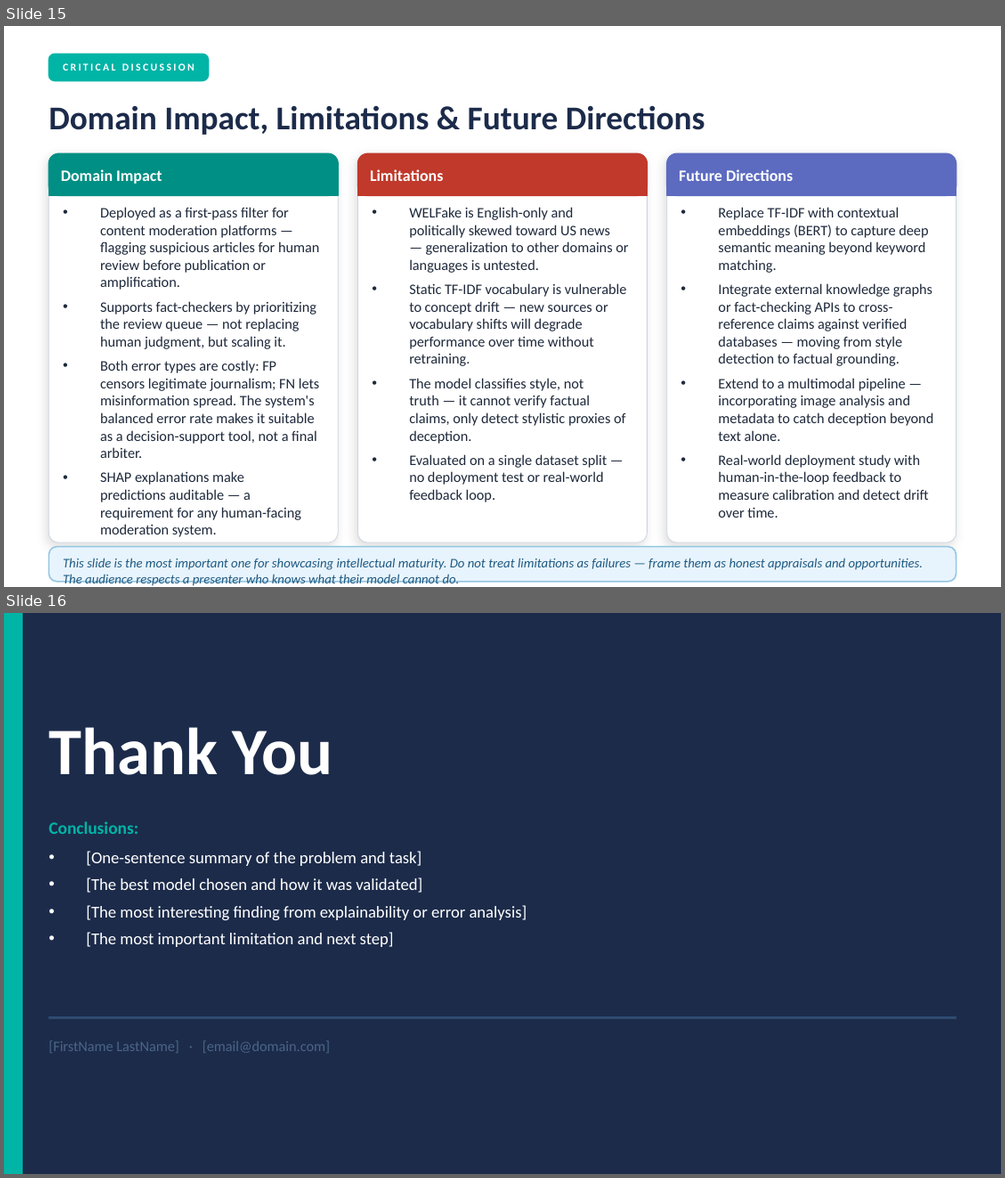
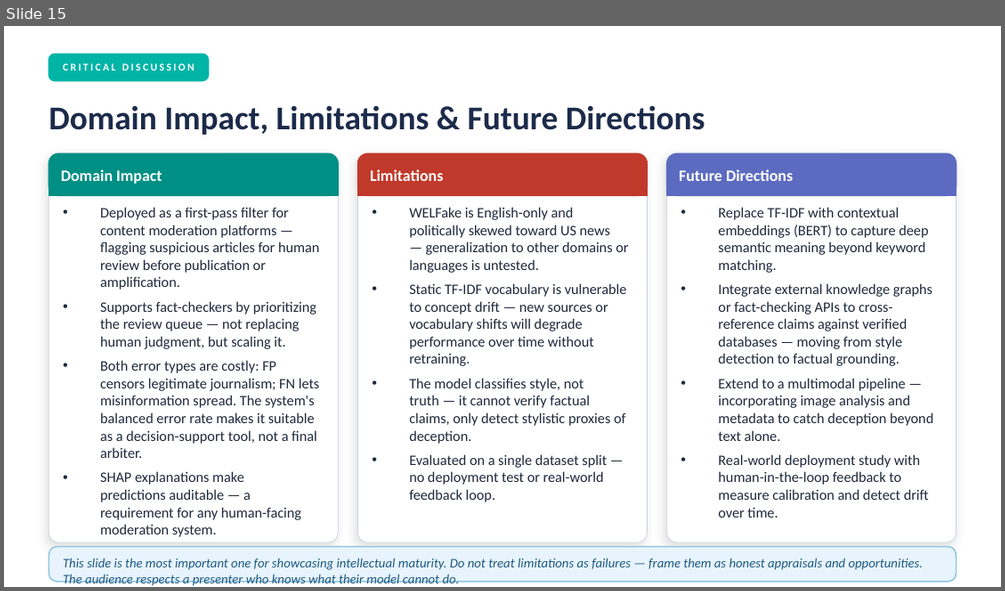
Before and after one commit to jackomazi/data-mining-and-machine-learning-project, a slide deck: project_presentation_template.pptx. Shown one above the other, each under a label of ours: slides 15 and 16 before the commit, slide 15 after it. The pictures are 1005x1178 and 1005x591 pixels, drawn with LibreOffice and Linux fonts; fonts in the diff are those of the drawing. Boxes give left, top, right and bottom in pixels: in the first picture for what was removed or moved away, otherwise in the second. Text is boxed around its words. In the diff, an @@ line names an element or a change of style, - is before the commit and + after.

```diff
--- a/project_presentation_template.pptx
+++ b/project_presentation_template.pptx
@@ slide 16 removed at [4,613,1001,1174], background #1C2B4A @@
@@ rectangle removed at [4,613,22,1173] @@
@@ text removed at [48,727,333,775] @@
-Thank You
@@ text removed at [48,821,138,834] @@
-Conclusions:
@@ text removed at [86,851,527,947] @@
-• [One-sentence summary of the problem and task]
-• [The best model chosen and how it was validated]
-• [The most interesting finding from explainability or error analysis]
-• [The most important limitation and next step]
@@ rectangle removed at [48,1017,956,1018] @@
@@ text removed at [48,1040,330,1053] @@
-[FirstName LastName] · [email@domain.com]
```
Also in this commit, not shown: 2 slides changed, 3 slides added, 2 other slides removed, 3 other files.
